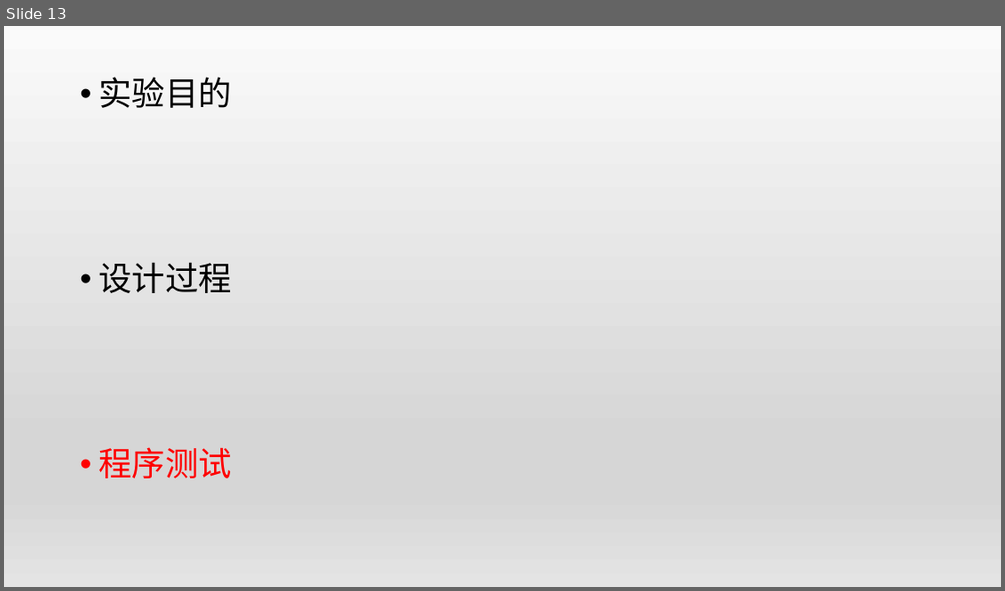
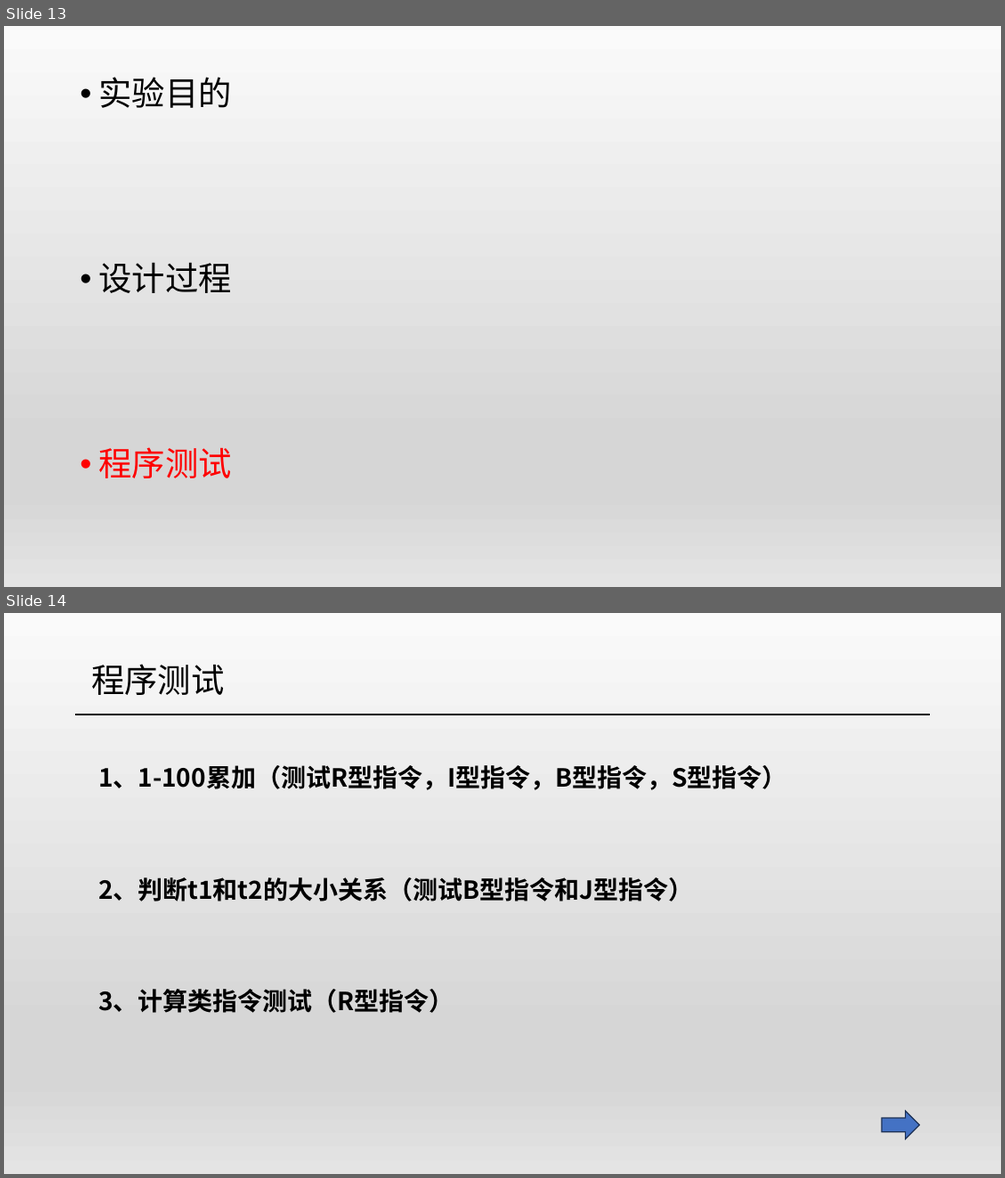
Before and after one commit to xht252/Cyber_RISC, a slide deck: ppt/硬件答辩.pptx. Shown one above the other, each under a label of ours: slide 13 before the commit, slides 13 and 14 after it. The pictures are 1005x591 and 1005x1178 pixels, drawn with LibreOffice and Linux fonts; fonts in the diff are those of the drawing. Boxes give left, top, right and bottom in pixels: in the first picture for what was removed or moved away, otherwise in the second. Text is boxed around its words. In the diff, an @@ line names an element or a change of style, - is before the commit and + after.

```diff
--- a/ppt/硬件答辩.pptx
+++ b/ppt/硬件答辩.pptx
@@ slide 14 added at box(4, 613, 1001, 1174), background gradient #FAFAFA to #D7D7D7 to #E4E4E4 @@
@@ text added at box(91, 664, 224, 695), 32 pt, text #000000 @@
+程序测试
@@ line added from (76, 714) to (930, 714), #000000 1.5 pt @@
@@ text added at box(98, 765, 787, 790), 24 pt, text #000000, bold @@
+1、1-100累加（测试R型指令，I型指令，B型指令，S型指令）
@@ text added at box(98, 877, 693, 901), 24 pt, text #000000, bold @@
+2、判断t1和t2的大小关系（测试B型指令和J型指令）
@@ text added at box(98, 989, 454, 1013), 24 pt, text #000000, bold @@
+3、计算类指令测试（R型指令）
@@ right arrow added at box(882, 1111, 920, 1139), fill #4472C4, outline #1E3256 1 pt @@
```
Also in this commit, not shown: 3 slides changed, 4 other slides added, 2 other files.
